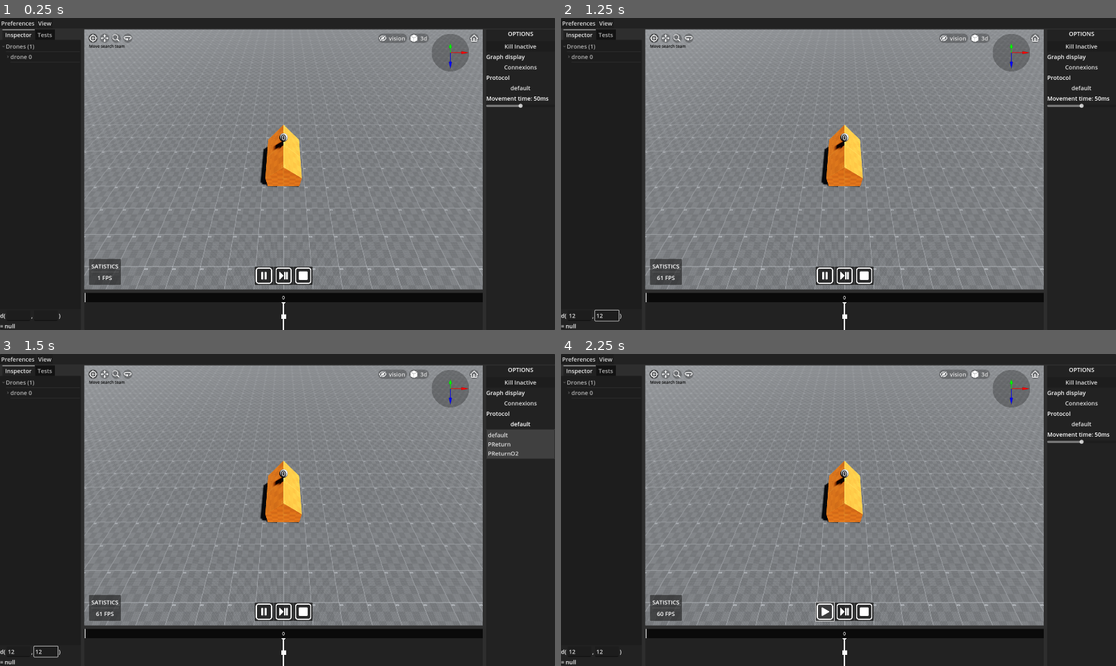
Above: before the commit, frames 1-4 (two rows, left to right).
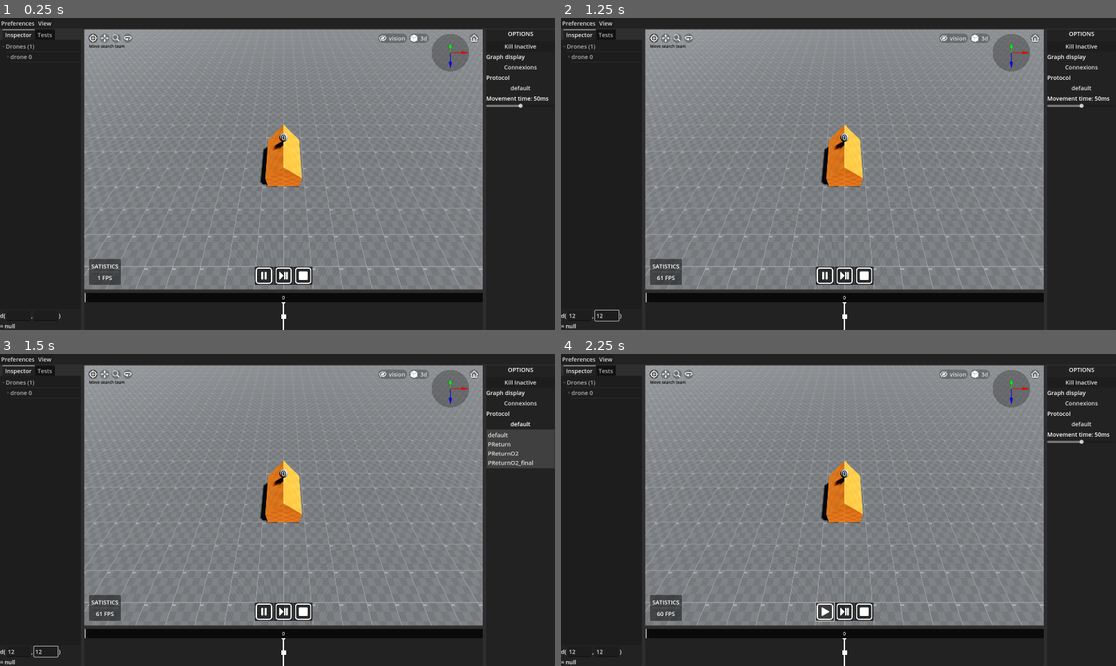
Above: after the commit, the same moments.

Repository: smallcluster/GDST
Game: Godot game, scene res://Sim/3DPlayground.tscn
Two runs of this game, one before a commit and one after it. Both use one fixed random seed, a clock stepped at 60 frames per second and the inputs below.
Inputs (mouse positions are in pixels of both pictures, inside the frame that each line leads up to):
- Up to frame 1 (0.25 s): no input
- Up to frame 2 (1.25 s): click (577, 314) at 0.52 s; type "12" at 0.6 s; click (605, 314) at 0.75 s; type "12" at 0.83 s
- Up to frame 3 (1.5 s): click "default" at 1.25 s
- Up to frame 4 (2.25 s): click (827, 612) at 2 s

Frames 1-2 are identical in both runs. In frame 3, 0.4% of the frame differs, in the area x 87-100%, y 33-37%; in frame 4, nothing differs.

Commit message:
Final protocol

Diff:
--- a/Core/Test.gd
+++ /dev/null
@@ -1,12 +0,0 @@
-extends Node
-class_name Test
-
-var frames : Array[Dictionary]
-
-
-func load_file(path:String):
-	if FileAccess.file_exists(path):
-		var json_text := FileAccess.get_file_as_string(path)
-		var json = JSON.parse_string(json_text)
-		if json:
-			print(json)
--- /dev/null
+++ b/Impl/PReturnO2_final.gd
@@ -0,0 +1,229 @@
+####################################################################################################
+# AUTHOR: Pierre JAFFUER                                                                           #
+# DESCRIPTION: This protocol iteratively transform the visibility graph to it's largest            #
+#              unilaterally connected sub graph by removing drones that are local maximums (no     #
+#              neighbour with a higer id).                                                         #
+#              Returning drones always follow largest id.                                          #
+#              To resolve collisions while returning to the base, all drones but one (lowest id    #
+#              involved) will move up, making a (high) pile of robots.                             #
+####################################################################################################
+
+extends Protocol
+class_name PReturnO2_final
+
+var D : float = 0.3
+
+func get_max_dist_from_base() -> float:
+	return 3 * D
+
+func get_max_move_dist() -> float:
+	return D
+
+func get_default_state() -> Dictionary:
+	return {
+		# Balabonski & Al.'s states
+		"id" : 0,
+		"active": true,
+		"position": Vector3.ZERO,
+		"light": false,
+		# Jaffuer's states
+		"returning" : false,
+
+		# -- GODOT SIMULATION SPECIFIC --
+		"KILL" : false # To unload drone object
+	}
+
+func get_defaults_from_state(state : Dictionary) -> Dictionary:
+	return {
+		# Memorized state
+		"id" : state["id"],
+		"active": state["active"],
+		"position": state["position"],
+		"light": false,
+		"returning" : false,
+
+		# -- GODOT SIMULATION SPECIFIC --
+		"KILL" : state["KILL"] # To unload drone object
+	}
+
+func look(state : Dictionary, neighbours : Array[Drone]) -> Array:
+	var Dmax := 8 * D
+	# + 0.1 thanks to float precision...
+	var visible := neighbours.filter(func(x): return x.state["active"] and _flat_dist_sq(x.state["position"], state["position"]) <= Dmax*Dmax + 0.001)
+
+	return visible.map(func(x): return {
+		"id" : x.state["id"],
+		"position" : x.state["position"],
+		"light" : x.state["light"],
+		"returning" : x.state["returning"]
+	})
+
+func compute(state : Dictionary, obs : Array, base_pos : Vector3) -> ExecReturn:
+
+	if state["position"].y < base_pos.y:
+		return ExecReturn.new(true, "CONNEXION LOST: drone below base", state)
+
+	#***********************************************************************************************
+	#*                                       CONSTANTS                                             *
+	#***********************************************************************************************
+
+	# PROTOCOL
+	#-----------------------------------------------------------------------------------------------
+	var Dmax := 8 * D
+	var balabonski_dmax := 7*D
+	var Dc := 2 * D
+	var Dp := 7 * D - D
+	var depth := 2 * D
+
+	# CURRENT DRONE'S OBSERVABLE STATE
+	#-----------------------------------------------------------------------------------------------
+	var pos : Vector3 = state["position"]
+	var id : int = state["id"]
+
+	#***********************************************************************************************
+	#*                                  COMPUTE NEXT STATE                                         *
+	#***********************************************************************************************
+
+	# Default new state
+	var new_state = get_defaults_from_state(state)
+
+	# SKIP COMPUTE IF INACTIVE AND IGNORE BIZANTIN DRONE 0
+	if not state["active"] or id == 0:
+		return ExecReturn.new(false, "", new_state)
+
+	# Separate vision layer
+	var self_layer = obs.filter(func(x): return abs(x["position"].y - pos.y) < 0.01	)
+	var layer1 = obs.filter(func(x): return abs(x["position"].y - (pos.y-depth/2)) < 0.01)
+	var layer2 = obs.filter(func(x): return abs(x["position"].y - (pos.y-depth)) < 0.01)
+
+	# Max vision filter
+	var balabonski_dmax_filter = func(x): return _flat_dist_sq(state["position"], x["position"]) <= 49*D*D+0.001
+
+	# id filter
+	var lower_id_filter = func(x): return x["id"] < id
+	var higher_id_filter = func(x): return x["id"] > id
+
+	# Layer filters
+	var collision_filter = func(x): return x["id"] < id and _flat_dist_sq(x["position"], pos) < D*D
+	var collision_warn_filter = func(x): return x["id"] < id and _flat_dist_sq(x["position"], pos) < 4*D*D
+
+	var returning = not self_layer.all(func(x): return not x["returning"]) or not \
+								(layer1+layer2).is_empty() or (layer1+layer2+self_layer).is_empty() \
+								or (not self_layer.any(balabonski_dmax_filter))
+	new_state["returning"] = returning
+
+	# CHOSE WHICH ACTION TO PERFORM
+	#-----------------------------------------------------------------------------------------------
+
+	# RESOLVE COLLISION ?
+	var self_layer_collision = self_layer.any(collision_filter)
+	var self_layer_warn_collision = self_layer.any(collision_warn_filter)
+
+	if self_layer_collision or layer1.any(balabonski_dmax_filter) or (returning and self_layer.filter(lower_id_filter).any(balabonski_dmax_filter)):
+		new_state["position"] = pos + Vector3.UP * D
+		return ExecReturn.new(false, "", new_state)
+
+
+	# RETURN TO BASE ?
+	if returning:
+		# Base retrival is a bit higher
+		var con_to_base_while_returning = _flat_dist_sq(pos, base_pos) <= Dmax*Dmax and (pos.y - base_pos.y) <= depth+0.001
+		# Already near base !
+		if con_to_base_while_returning:
+			# Base capture drone
+			if(_flat_dist_sq(pos, base_pos) < D*D):
+				new_state["KILL"] = true
+				return ExecReturn.new(false, "", new_state)
+			# go towards base pos in current plane
+			var target_pos = base_pos
+			target_pos.y = pos.y
+			new_state["position"] = pos + (target_pos-pos).normalized() * D
+			return ExecReturn.new(false, "", new_state)
+
+		# GO DOWN ?
+		if (layer1+layer2).is_empty():
+			new_state["position"] = pos - Vector3.UP * D
+			return ExecReturn.new(false, "", new_state)
+
+		# look drones below and follow largest id
+		obs = layer2 + layer1
+		var target = obs.reduce(func(acc, x): return acc if acc["id"] > x["id"] else x, \
+																					obs[0])
+		var target_pos = target["position"]
+		target_pos.y = pos.y
+		new_state["position"] = pos + (target_pos - pos).normalized() * D
+		return ExecReturn.new(false, "", new_state)
+
+
+	#-----------------------------------------------------------------------------------------------
+	# Try to return unecessary drone to base
+	#-----------------------------------------------------------------------------------------------
+
+	# Now we are in the connexion layer, so use 7D as max vision as Balabonski et al. intended
+	self_layer = self_layer.filter(balabonski_dmax_filter)
+	var leaf_drone = self_layer.all(func(x): return  id > x["id"])
+	# Only look at neighbours with a lower id
+	obs = self_layer.filter(func(x): return x["id"] < id)
+
+	# Prefer neighbours who aren't dangerous
+	var no_lights := obs.filter(func(x): return not x["light"])
+	var candidates := obs if no_lights.is_empty() else no_lights
+
+	# Find Closest drone position (with light off priority)
+	var cp = candidates.map(func(x): return x["position"])
+
+	if cp.is_empty():
+		return ExecReturn.new(true, "CONNEXION LOST: no neighbors", new_state)
+
+	var target_pos = cp.reduce(func(acc, x): return acc if _flat_dist_sq(acc, pos) < \
+																_flat_dist_sq(x, pos) else x, cp[0])
+
+
+	# I am a leaf drone so i'm not usefull for maintaining connexion
+	var con_to_base = _flat_dist_sq(pos, base_pos) < balabonski_dmax*balabonski_dmax and  (pos.y - base_pos.y) <= depth+0.001
+	if leaf_drone and not con_to_base:
+		new_state["position"] = pos + Vector3.UP * D
+		return ExecReturn.new(false, "", new_state)
+
+	#-----------------------------------------------------------------------------------------------
+	# BALABONSKI & AL.'S CONNEXION PROTOCOL
+	#-----------------------------------------------------------------------------------------------
+
+	# Stay if there is a danger
+	if _flat_dist_sq(pos, target_pos) <= Dc*Dc:
+		new_state["light"] = true
+		return ExecReturn.new(false, "", new_state)
+
+	# Move to target if necessary
+	if _flat_dist_sq(pos, target_pos) >= Dp*Dp:
+		var vd = (target_pos - pos)
+		new_state["position"] = pos + vd.normalized() * D
+
+	return ExecReturn.new(false, "", new_state)
+
+
+# Returns squared distance from two points in the XZ plane (Y is up)
+func _flat_dist_sq(p1, p2) -> float:
+	var x : float = max(p1.x, p2.x) - min(p1.x, p2.x)
+	var y : float = max(p1.z, p2.z) - min(p1.z, p2.z)
+	return x*x + y*y
+
+
+# PARAMS FOR GODOT DRONE OBJECT
+# --------------------------------------------------------------------------------------------------
+func get_vision_shape() -> CollisionShape3D:
+	var collision = CollisionShape3D.new()
+	collision.shape = CylinderShape3D.new()
+	collision.shape.radius = 8*D
+	collision.shape.height = 2*D
+	collision.position = Vector3(0, -D, 0)
+	return collision
+
+func get_vision_meshes() -> Array[MeshInstance3D]:
+	var d = MeshCreator.create_cylinder(D, 2*D, Color.RED, 32, Vector3(0, -D, 0))
+	var dc = MeshCreator.create_cylinder(2*D, 2*D, Color.ORANGE, 32, Vector3(0, -D, 0))
+	var dp = MeshCreator.create_cylinder(7*D-D, 2*D, Color.GREEN, 32, Vector3(0, -D, 0))
+	var dmax = MeshCreator.create_cylinder(7*D, 2*D, Color.BLUE, 32, Vector3(0, -D, 0))
+
+	var dmaxR = MeshCreator.create_cylinder(8*D, 2*D, Color.MAGENTA, 32, Vector3(0, -D, 0))
+	return [d,dc,dp,dmax, dmaxR]
--- a/Impl/ProtocolFactory.gd
+++ b/Impl/ProtocolFactory.gd
@@ -2,7 +2,7 @@
 class_name ProtocolFactory
 
 static func get_names() -> Array[String]:
-	return ["default", "PReturn", "PReturnO2"]
+	return ["default", "PReturn", "PReturnO2", "PReturnO2_final"]
 
 static func build(id : int):
 	if id == 0:
@@ -11,5 +11,7 @@
 		return PReturn.new()
 	elif id == 2:
 		return PReturnO2.new()
+	elif id == 3:
+		return PReturnO2_final.new()
 	else:
 		assert(false, "Unknow protocol id: "+str(id))
--- a/Sim/Scripts/DroneManager/DroneManager3D.gd
+++ b/Sim/Scripts/DroneManager/DroneManager3D.gd
@@ -281,11 +281,15 @@
 		if not d.drone.state["active"]:
 			continue
 
-		var Dmax : float = 7 * _protocol.D
-
-		var others : Array = d.get_neighbours().filter(func(x): return x.drone.state["active"] \
-			and (_flat_dist(d.position, x.position) <= Dmax*Dmax + 0.1) \
-			and (x.drone.state["id"] < d.drone.state["id"] if _draw_directed_graph else true))
+		var others : Array = d.get_neighbours().filter(func(x): return x.drone.state["active"])
+
+		if abs(d.position.y - _base_detection.position.y) >= _protocol.D-0.01 :
+			others = others.filter(func(x): return _flat_dist(d.position, x.position) <= 8*8*_protocol.D*_protocol.D + 0.2)
+		else:
+			others = others.filter(func(x): return _flat_dist(d.position, x.position) <= 7*7*_protocol.D*_protocol.D + 0.2)
+
+		if _draw_directed_graph:
+			others = others.filter(func(x): return x.drone.state["id"] < d.drone.state["id"] )
 
 
 		if others.is_empty():
